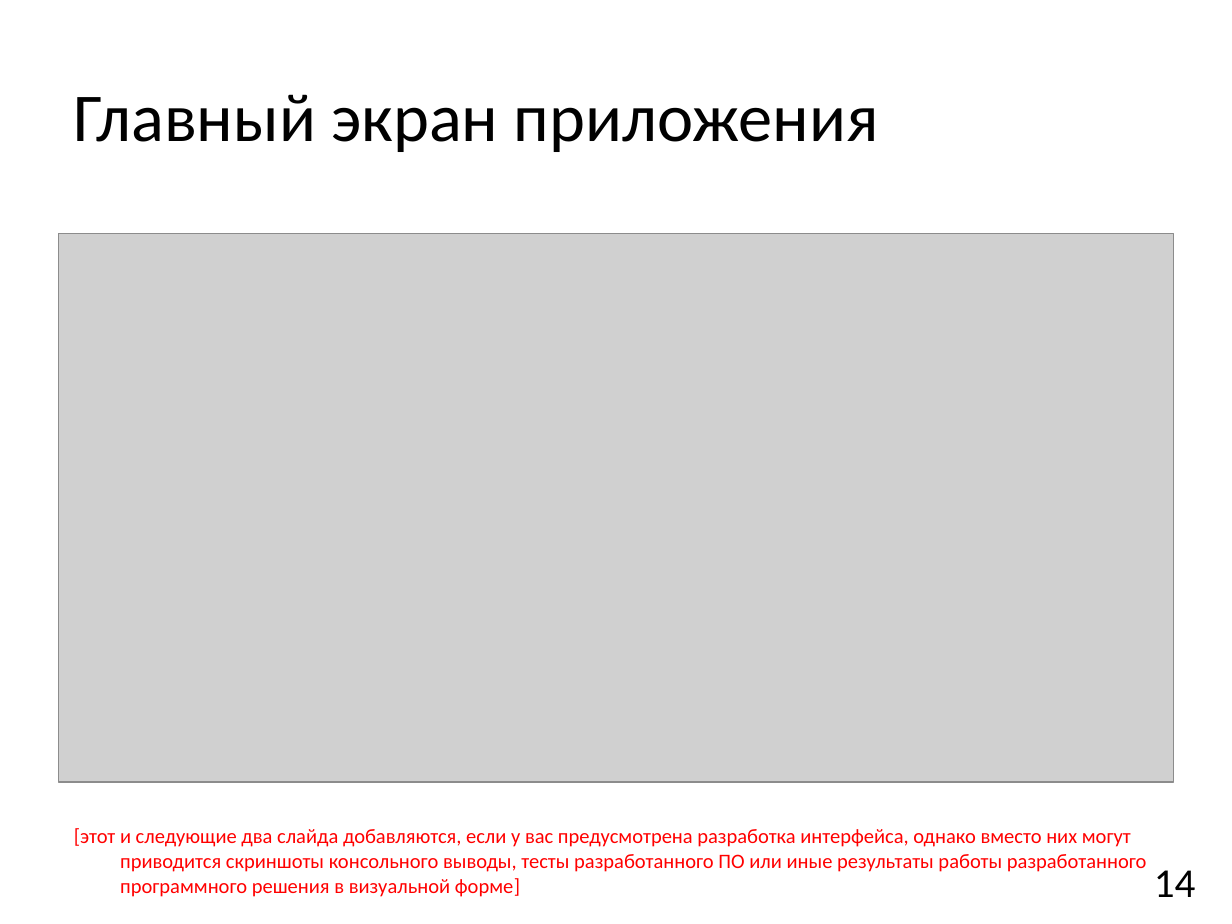
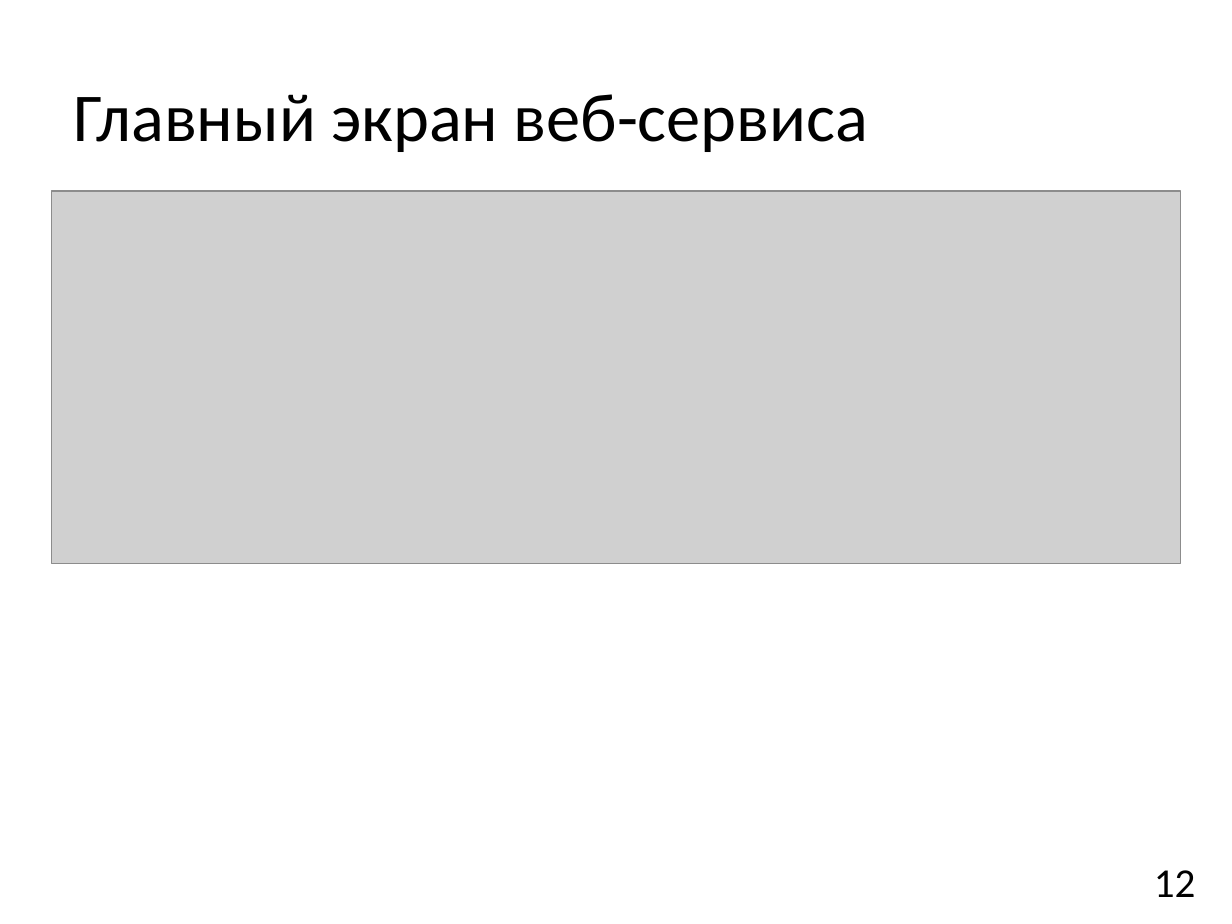
Before and after one commit to ostaaaaat/monitoring, a slide deck: slide 12 of 3 [Презентация].pptx (slide 14 before the commit). Drawn at 1232x924 pixels with LibreOffice and Linux fonts; fonts in the diff are those of the drawing; grey boxes stand for pictures. Boxes give left, top, right and bottom in pixels: in the first picture for what was removed or moved away, otherwise in the second. Text is boxed around its words. In the diff, an @@ line names an element or a change of style, - is before the commit and + after.

```diff
--- a/3 [Презентация].pptx
+++ b/3 [Презентация].pptx
@@ title at (74, 94, 868, 152): text changed @@
-Главный экран приложения
+Главный экран веб-сервиса
@@ picture: place and size @@
-picture at (58, 233, 1174, 781)
+picture at (52, 191, 1180, 563)
@@ text removed at (74, 828, 1147, 897) @@
-[этот и следующие два слайда добавляются, если у вас предусмотрена разработка интерфейса, однако вместо них могут приводится скриншоты консольного выводы, тесты разработанного ПО или иные результаты работы разработанного программного решения в визуальной форме]
@@ page number at (1154, 870, 1196, 897): text changed @@
-14
+12
```
Also in this commit, not shown: 10 other slides changed, 7 slides added, 8 slides removed.
